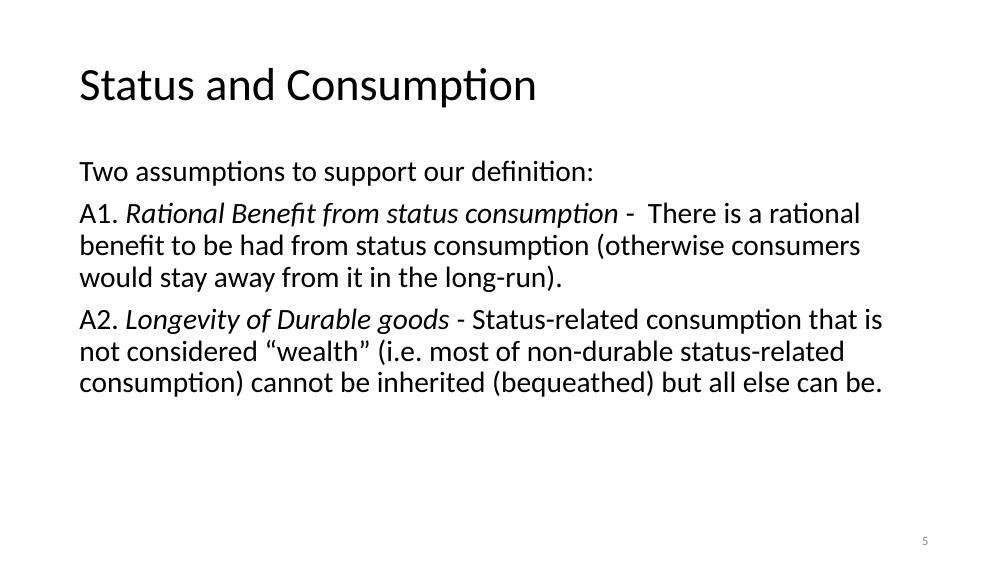
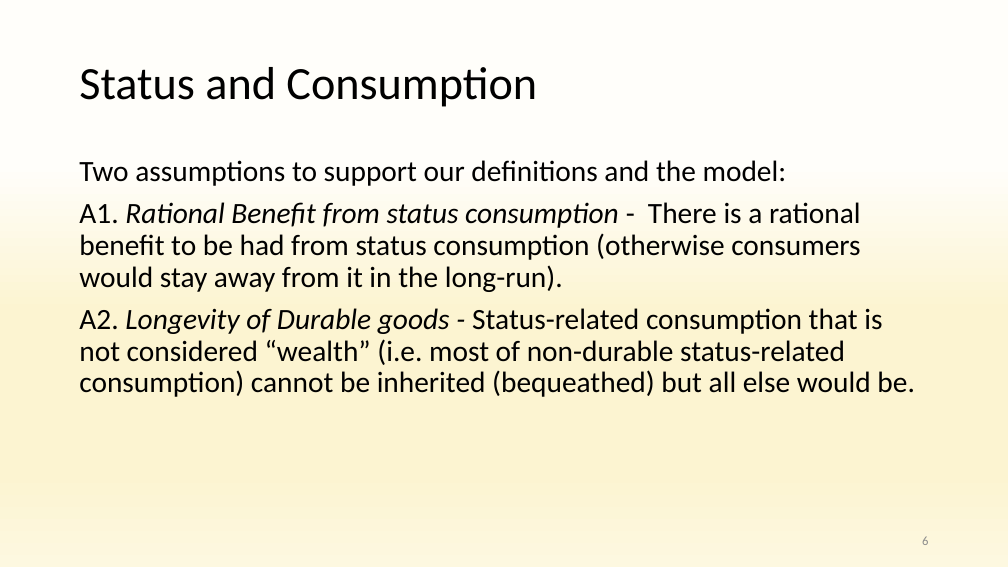
Before and after one commit to anuragr81/research, a slide deck: slide 6 of consumption/presentationOct2021.pptx (slide 5 before the commit). Drawn at 1008x567 pixels with LibreOffice and Linux fonts; fonts in the diff are those of the drawing; background and template pictures are left out. Boxes give left, top, right and bottom in pixels: in the first picture for what was removed or moved away, otherwise in the second. Text is boxed around its words. In the diff, an @@ line names an element or a change of style, - is before the commit and + after.

```diff
--- a/consumption/presentationOct2021.pptx
+++ b/consumption/presentationOct2021.pptx
@@ background #FFFFFF to gradient #FFFEFA to #FCF4D1 to #FDF8E0 @@
@@ text at box(79, 160, 787, 186): text changed @@
-Two assumptions to support our definition:
+Two assumptions to support our definitions and the model:
@@ text at box(79, 308, 914, 397): text changed @@
-A2. Longevity of Durable goods - Status-related consumption that is not considered “wealth” (i.e. most of non-durable status-related consumption) cannot be inherited (bequeathed) but all else can be.
+A2. Longevity of Durable goods - Status-related consumption that is not considered “wealth” (i.e. most of non-durable status-related consumption) cannot be inherited (bequeathed) but all else would be.
@@ page number at box(922, 536, 928, 545): text changed @@
-5
+6
```
Also in this commit, not shown: 19 other slides changed, 4 slides added, 5 other files.
